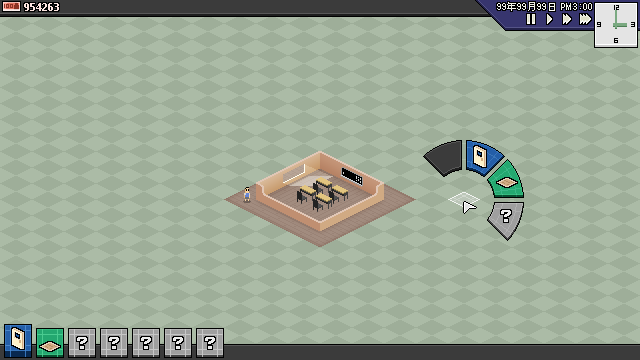
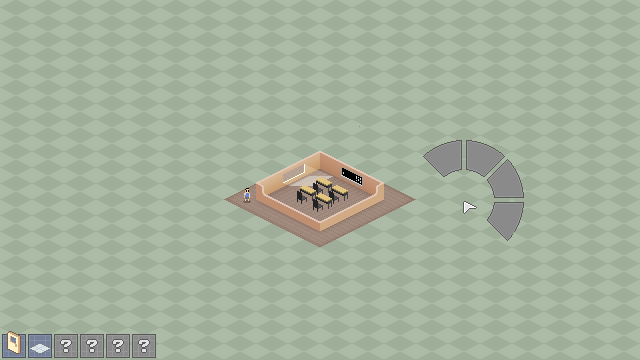
Two versions of the same layered image (640×360). Layer-by-layer changes:
added group "small" with 40 layers in group "ui" over bbox(0, 126, 640, 360)
added group "bottom 拷贝" with 25 layers in group "small" over bbox(0, 126, 640, 360)
added group "level 0" (1st of 2, in "ui" › "small" › "bottom 拷贝") with 18 layers in group "bottom 拷贝" over bbox(2, 331, 156, 358)
added group "占位 拷贝 8" with 2 layers in group "level 0" over bbox(132, 334, 156, 358)
added layer "图层 31 拷贝 3" (1st of 4, in "ui" › "small" › "bottom 拷贝" › "level 0" › "占位 拷贝 8") in group "占位 拷贝 8" over bbox(132, 334, 156, 358)
added group "占位 拷贝 7" with 2 layers in group "level 0" over bbox(106, 334, 130, 358)
added layer "图层 31 拷贝 3" (2nd of 4, in "ui" › "small" › "bottom 拷贝" › "level 0" › "占位 拷贝 7") in group "占位 拷贝 7" over bbox(106, 334, 130, 358)
added group "占位 拷贝 6" with 2 layers in group "level 0" over bbox(80, 334, 104, 358)
added layer "图层 31 拷贝 3" (3rd of 4, in "ui" › "small" › "bottom 拷贝" › "level 0" › "占位 拷贝 6") in group "占位 拷贝 6" over bbox(80, 334, 104, 358)
added group "占位" (1st of 2, in "ui" › "small" › "bottom 拷贝" › "level 0") with 2 layers in group "level 0" over bbox(54, 334, 78, 358)
added layer "图层 31 拷贝 3" (4th of 4, in "ui" › "small" › "bottom 拷贝" › "level 0" › "占位") in group "占位" over bbox(54, 334, 78, 358)
added group "门" (1st of 2, in "ui" › "small" › "bottom 拷贝" › "level 0") with 2 layers in group "level 0" over bbox(2, 331, 26, 358)
added group "cursor 拷贝" with 13 layers in group "small" over bbox(359, 126, 524, 241)
added group "menu" (1st of 2, in "ui" › "small" › "cursor 拷贝") with 7 layers in group "cursor 拷贝" over bbox(359, 126, 524, 241)
added layer "图层 39" (1st of 2, in "ui" › "small" › "cursor 拷贝" › "menu") in group "menu" over bbox(359, 126, 524, 241)
moved "top" into group "big" over bbox(0, 0, 640, 48)
moved "cursor" into group "big" over bbox(423, 140, 524, 241)
moved "bottom" into group "big" over bbox(0, 126, 640, 360)
…and 11 more changes (10 added, 1 painted)
